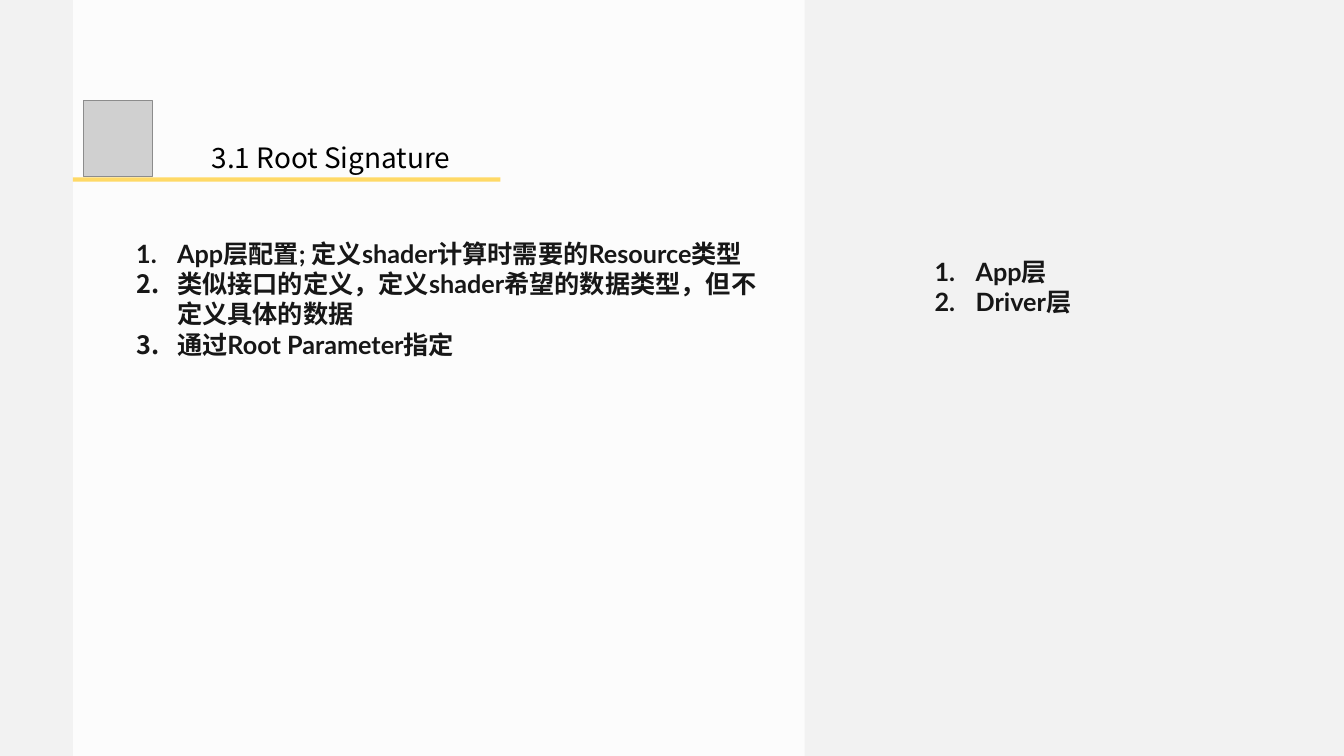
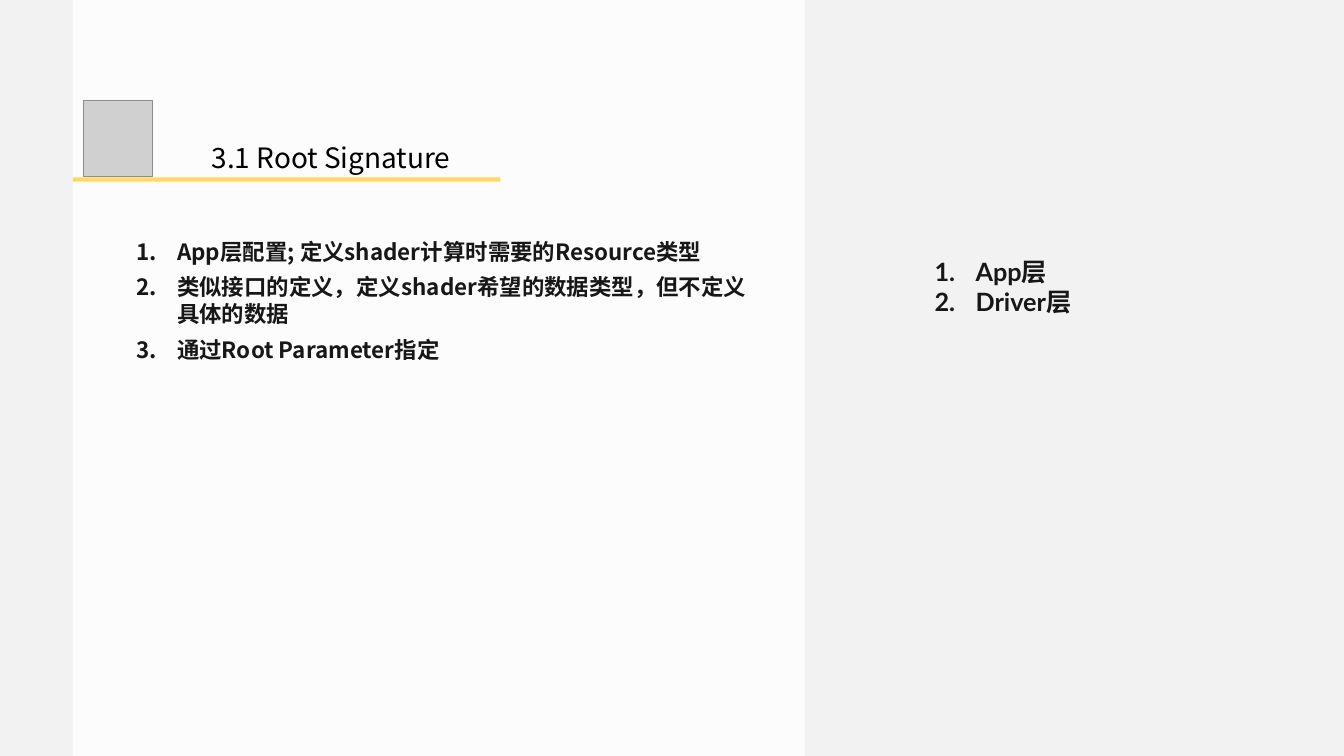
Before and after one commit to doomlover/KSGameEngineTutorials, a slide deck: slide 21 of PPTs/05.深入DX12绘制二.pptx. Drawn at 1344x756 pixels with LibreOffice and Linux fonts; fonts in the diff are those of the drawing; grey boxes stand for pictures. Boxes give left, top, right and bottom in pixels: in the first picture for what was removed or moved away, otherwise in the second. Text is boxed around its words. In the diff, an @@ line names an element or a change of style, - is before the commit and + after.

```diff
--- a/PPTs/05.深入DX12绘制二.pptx
+++ b/PPTs/05.深入DX12绘制二.pptx
@@ text "App层配置; 定义shader计算时需要的Resource类型" at bbox=[177, 241, 746, 360]: size 36 to 32 pt, font Lato to Noto Sans CJK SC; more space between paragraphs @@
```
Also in this commit, not shown: 8 other slides changed.
